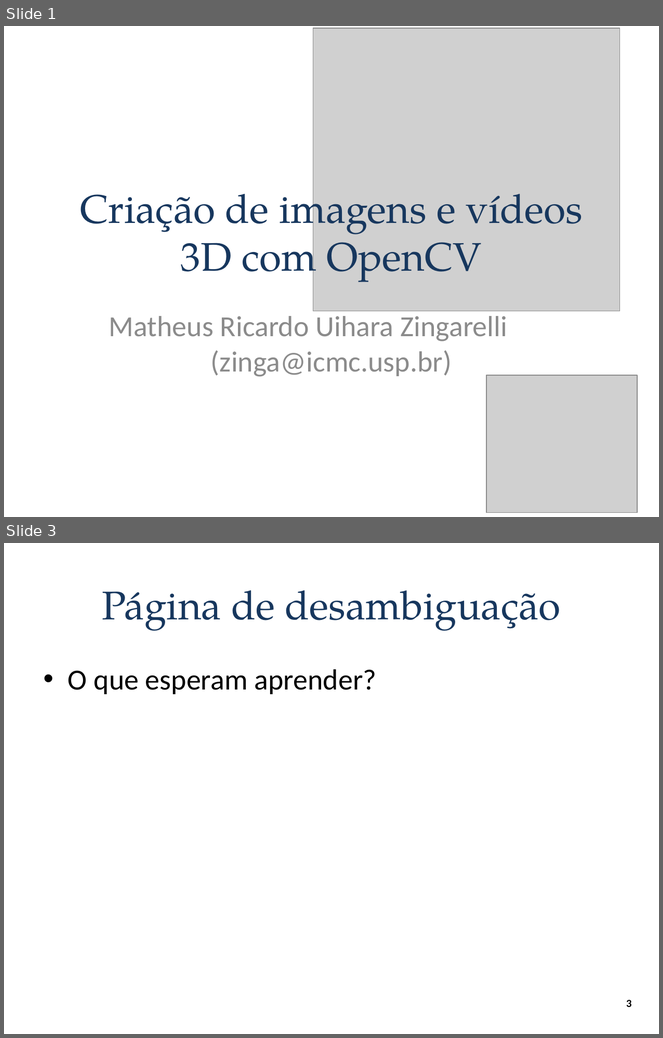
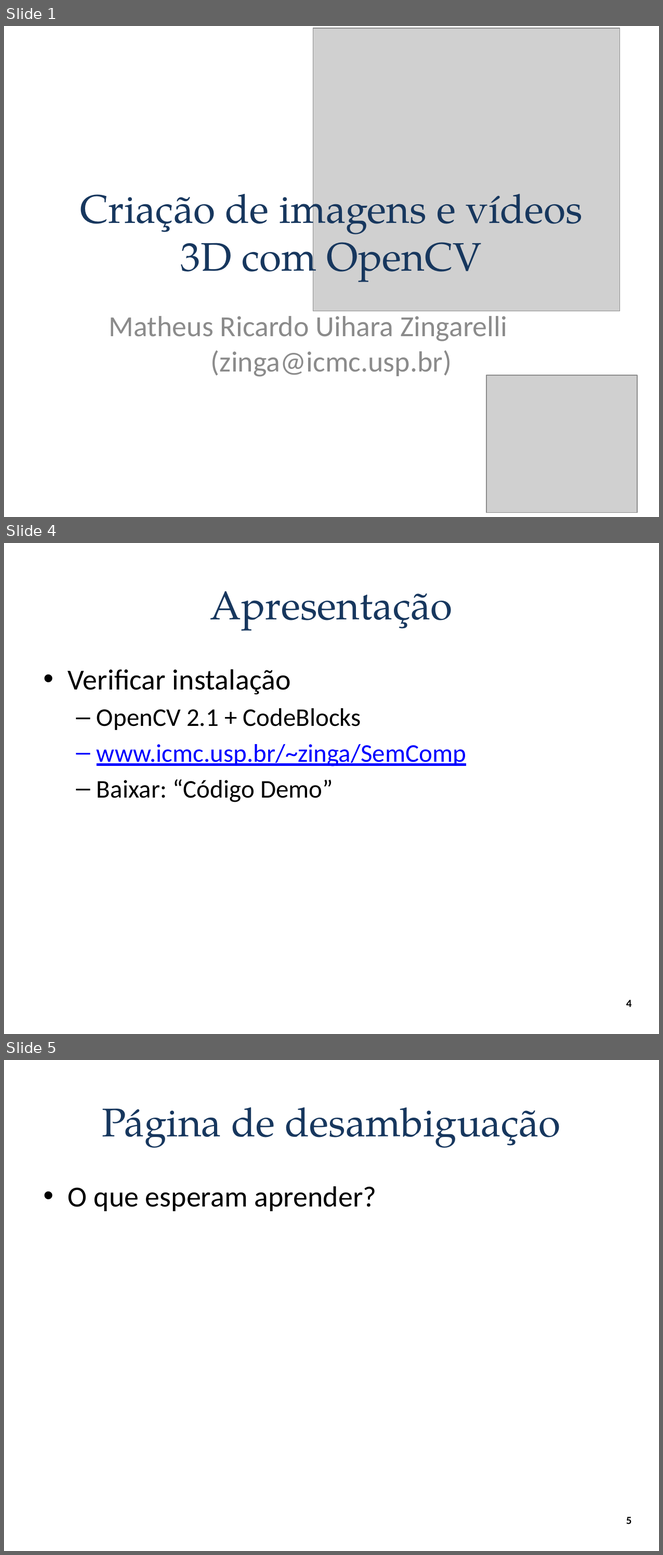
Before and after one commit to andrecurvello/tests-zingarelli, a slide deck: 1-Meus-Artigos/Minicurso-SemComp2011/minicurso-SemComp2011.pptx. Shown one above the other, each under a label of ours: slides 1 and 3 before the commit, slides 1, 4 and 5 after it; the slides between them are not shown. The pictures are 663x1038 and 663x1555 pixels, drawn with LibreOffice and Linux fonts; fonts in the diff are those of the drawing; grey boxes stand for pictures; background and template pictures are left out. Boxes give left, top, right and bottom in pixels: in the first picture for what was removed or moved away, otherwise in the second. Text is boxed around its words. In the diff, an @@ line names an element or a change of style, - is before the commit and + after.

Commit message:
SEMCOMP - apresentação final - códigos finais

```diff
--- a/1-Meus-Artigos/Minicurso-SemComp2011/minicurso-SemComp2011.pptx
+++ b/1-Meus-Artigos/Minicurso-SemComp2011/minicurso-SemComp2011.pptx
@@ slide 4 added at (4, 543, 659, 1034), background #FFFFFF @@
@@ title added at (210, 591, 453, 631), 44 pt, text #17375E @@
+Apresentação
@@ text added at (68, 669, 466, 802), 28 pt, text #000000 @@
+• Verificar instalação
+  – OpenCV 2.1 + CodeBlocks
+  – www.icmc.usp.br/~zinga/SemComp
+  – Baixar: “Código Demo”
@@ page number added at (626, 1000, 632, 1007), 12 pt, text #000000, bold @@
+4
@@ what was slide 3 is now slide 5 @@
@@ page number at (626, 1517, 632, 1524): text changed @@
-3
+5
```
Also in this commit, not shown: 7 slides changed, 4 other slides added, 1 slide removed, 15 other files.
